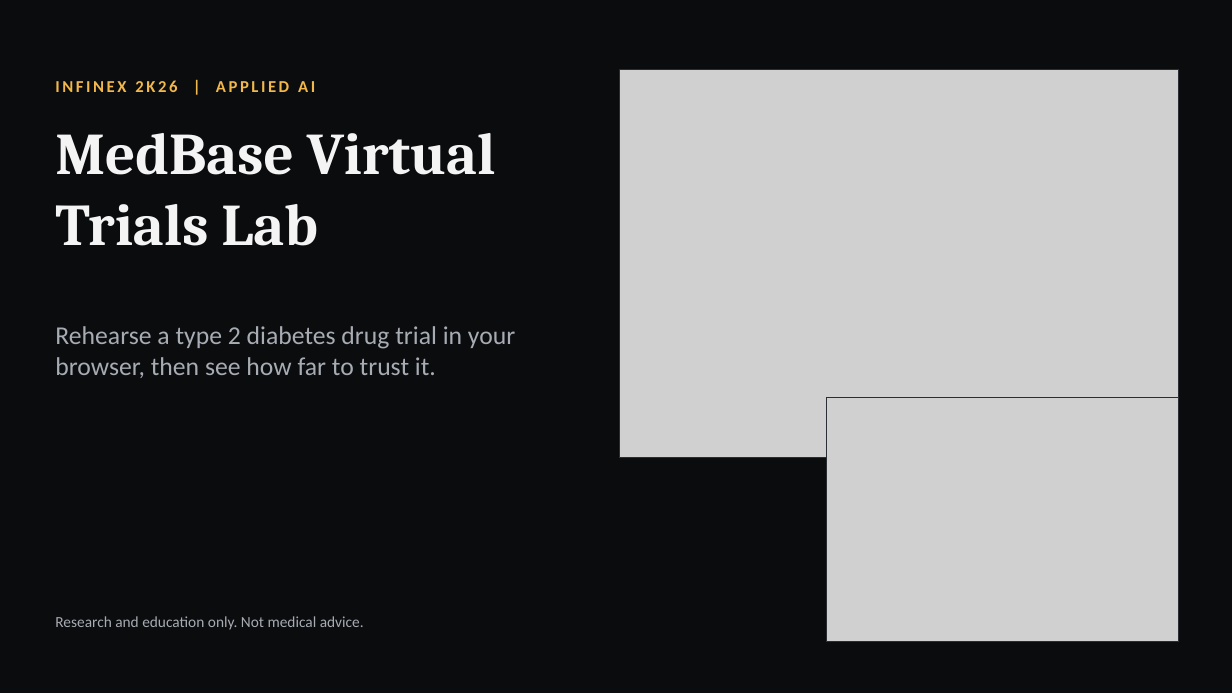
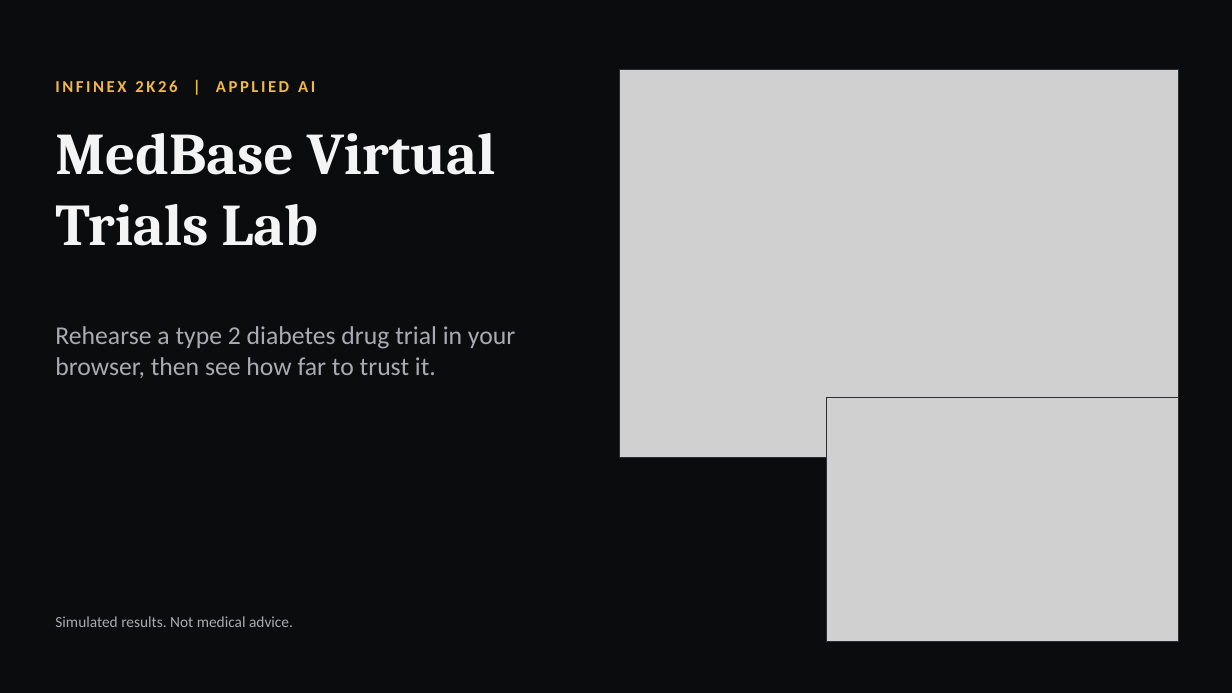
Before and after one commit to shreynachaegari-glitch/medbase-virtual-trials-lab, a slide deck: slide 1 of docs/submission/MedBase_Virtual_Trials_Lab.pptx. Drawn at 1232x693 pixels with LibreOffice and Linux fonts; fonts in the diff are those of the drawing; grey boxes stand for pictures. Boxes give left, top, right and bottom in pixels: in the first picture for what was removed or moved away, otherwise in the second. Text is boxed around its words. In the diff, an @@ line names an element or a change of style, - is before the commit and + after.

```diff
--- a/docs/submission/MedBase_Virtual_Trials_Lab.pptx
+++ b/docs/submission/MedBase_Virtual_Trials_Lab.pptx
@@ text at (55,616,293,627): text changed @@
-Research and education only. Not medical advice.
+Simulated results. Not medical advice.
```
Also in this commit, not shown: 45 other files.
